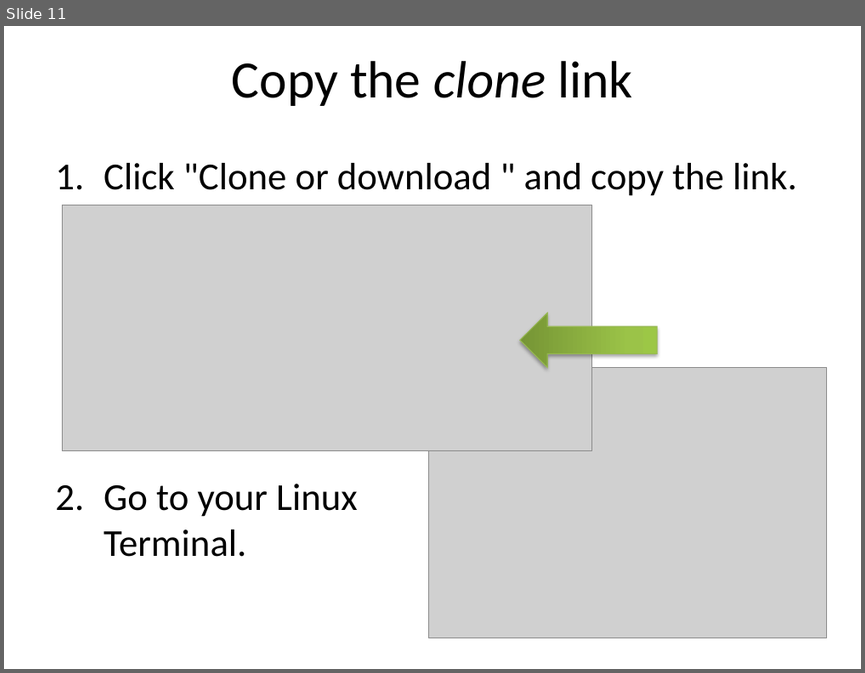
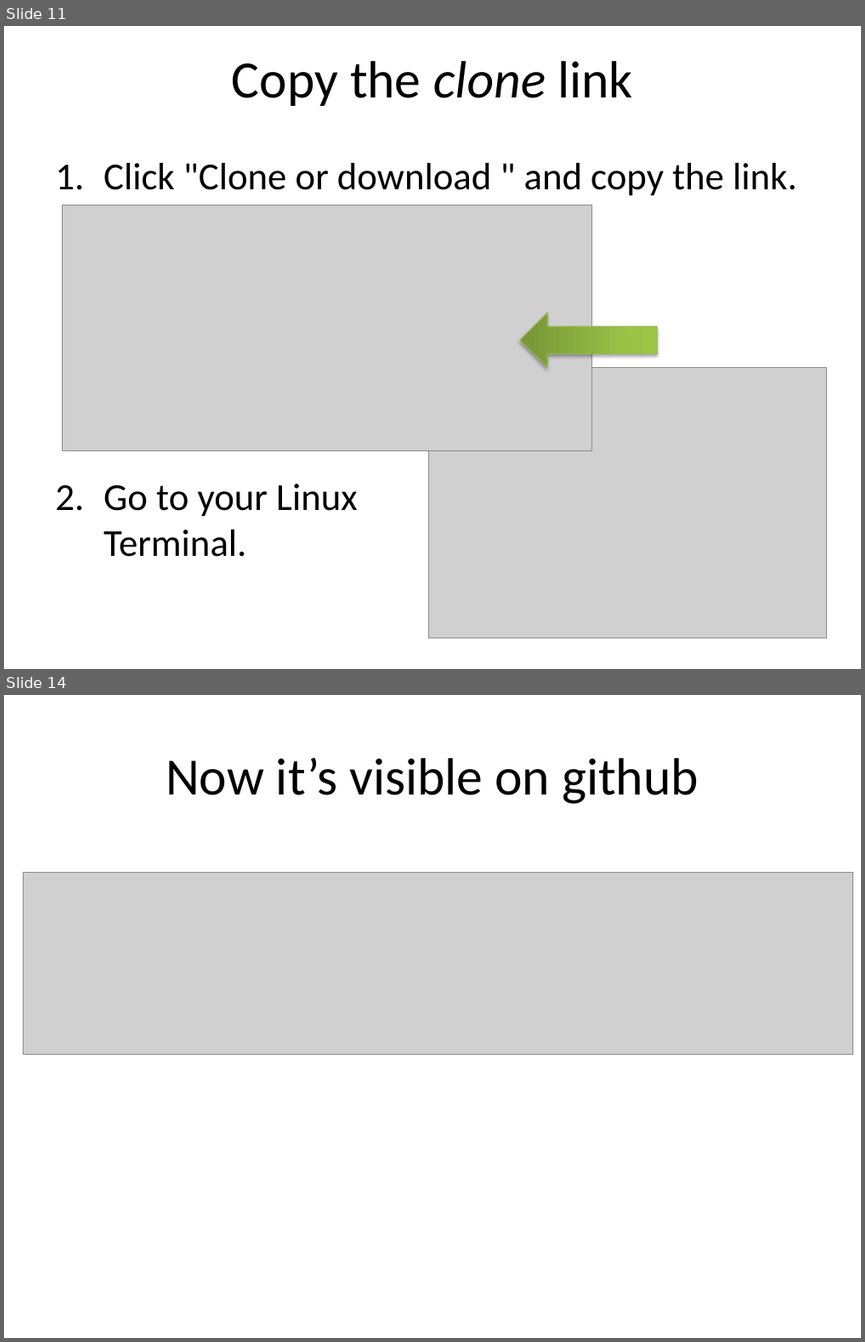
Before and after one commit to ncasuk/ncas-isc, a slide deck: shell/presentations/01_git1.pptx. Shown one above the other, each under a label of ours: slide 11 before the commit, slides 11 and 14 after it; the slides between them are not shown. The pictures are 865x673 and 865x1342 pixels, drawn with LibreOffice and Linux fonts; fonts in the diff are those of the drawing; grey boxes stand for pictures; background and template pictures are left out. Boxes give left, top, right and bottom in pixels: in the first picture for what was removed or moved away, otherwise in the second. Text is boxed around its words. In the diff, an @@ line names an element or a change of style, - is before the commit and + after.

```diff
--- a/shell/presentations/01_git1.pptx
+++ b/shell/presentations/01_git1.pptx
@@ slide 14 added at bbox=[4, 695, 861, 1338], background #FFFFFF @@
@@ title added at bbox=[166, 758, 698, 804], 44 pt, text #000000 @@
+Now it’s visible on github
@@ picture added at bbox=[23, 873, 853, 1054] @@
```
Also in this commit, not shown: 2 slides changed, 2 other slides added, 1 slide removed.
